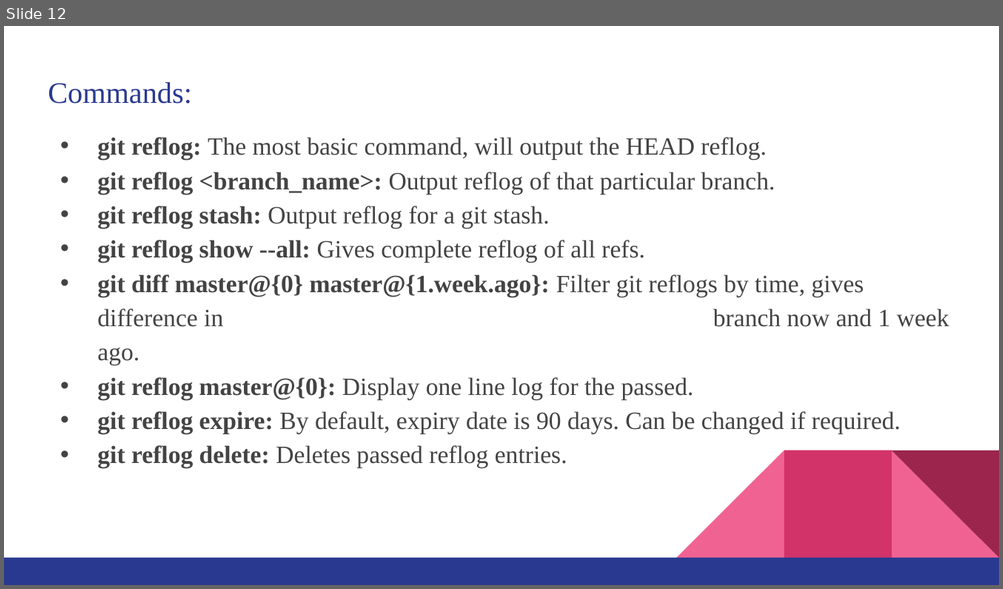
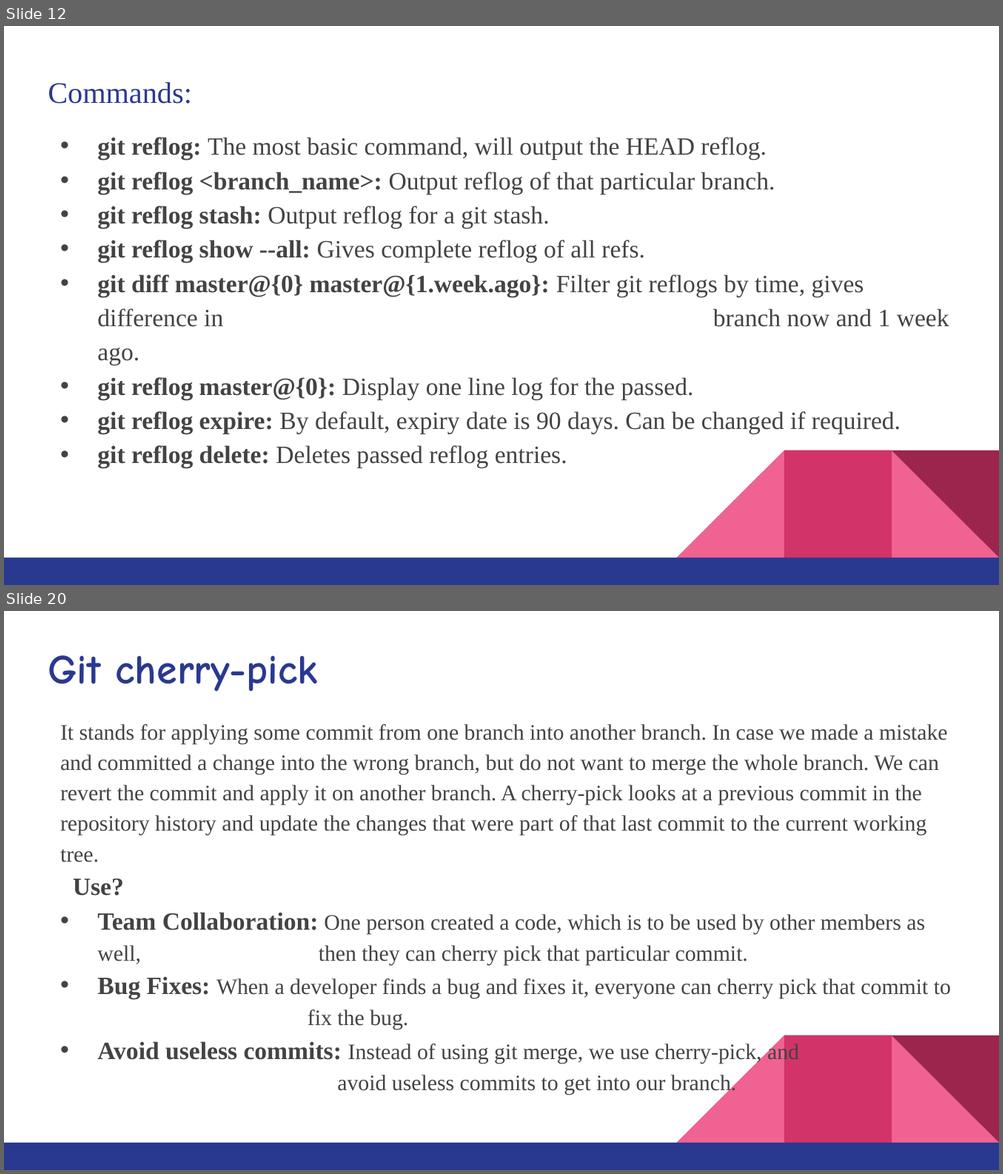
Before and after one commit to MrVaibhavChamp/Git-Advanced-Features, a slide deck: KOSS ppt.pptx. Shown one above the other, each under a label of ours: slide 12 before the commit, slides 12 and 20 after it; the slides between them are not shown. The pictures are 1003x589 and 1003x1174 pixels, drawn with LibreOffice and Linux fonts; fonts in the diff are those of the drawing. Boxes give left, top, right and bottom in pixels: in the first picture for what was removed or moved away, otherwise in the second. Text is boxed around its words. In the diff, an @@ line names an element or a change of style, - is before the commit and + after.

```diff
--- a/KOSS ppt.pptx
+++ b/KOSS ppt.pptx
@@ slide 20 added at [4, 611, 999, 1170], background #FFFFFF; not listed: 5 template elements that a slide beside it also shows @@
@@ title added at [48, 655, 318, 692], 30 pt, text #2A3990, bold @@
+Git cherry-pick
@@ text added at [60, 724, 950, 1094], 16 pt, text #434343 @@
+It stands for applying some commit from one branch into another branch. In case we made a mistake and committed a change into the wrong branch, but do not want to merge the whole branch. We can revert the commit and apply it on another branch. A cherry-pick looks at a previous commit in the repository history and update the changes that were part of that last commit to the current working tree.
+Use?
+• Team Collaboration: One person created a code, which is to be used by other members as well, then they can cherry pick that particular commit.
+• Bug Fixes: When a developer finds a bug and fixes it, everyone can cherry pick that commit to fix the bug.
+• Avoid useless commits: Instead of using git merge, we use cherry-pick, and
+          avoid useless commits to get into our branch.
```
Also in this commit, not shown: 11 slides changed, 6 other slides added.
